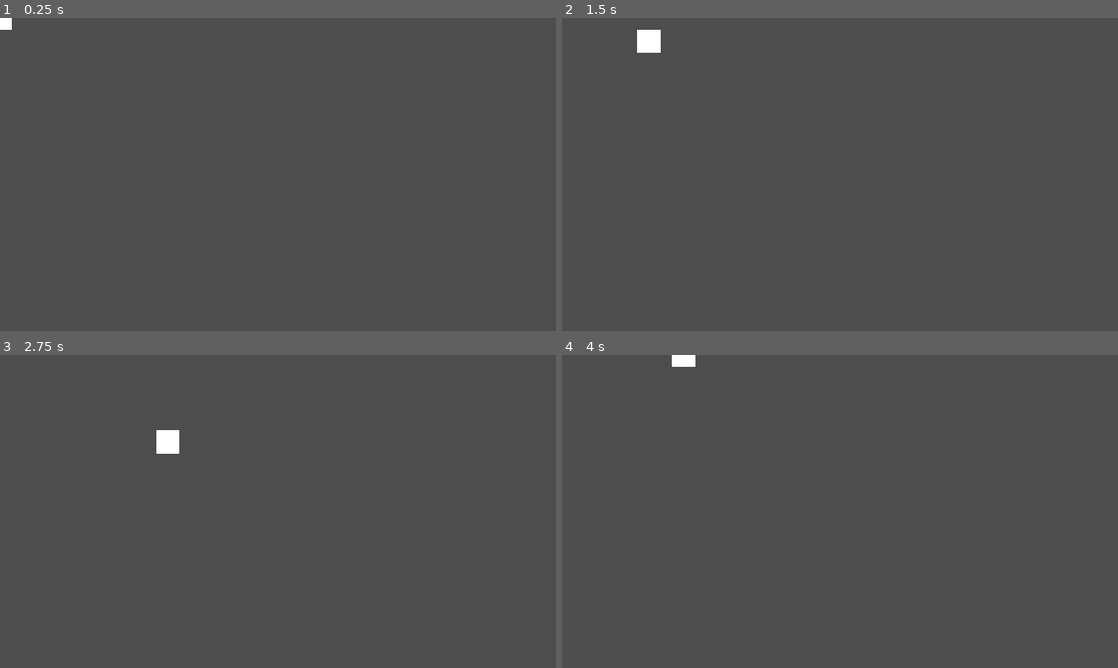
Above: before the commit, frames 1-4 (two rows, left to right).
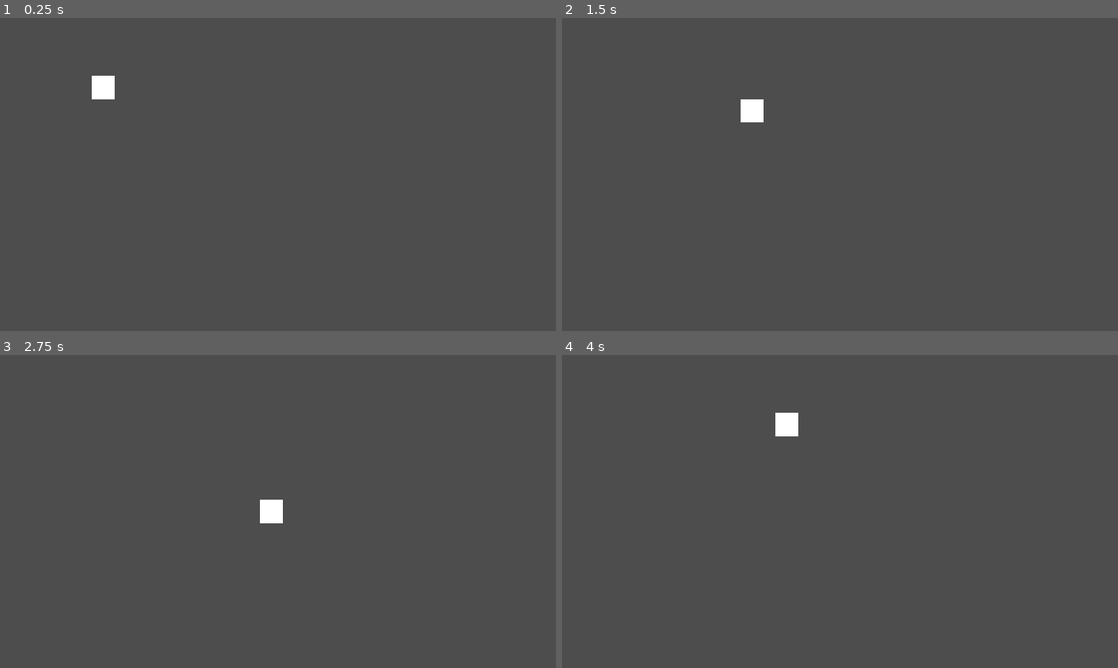
Above: after the commit, the same moments.

Repository: jonahh2160/275-group-five
Game: Godot game, scene res://player.tscn
Two runs of this game, one before a commit and one after it. Both use one fixed random seed, a clock stepped at 60 frames per second and the inputs below. The project has no main scene, so this scene is started directly.
Inputs:
- Up to frame 1 (0.25 s): no input
- Up to frame 2 (1.5 s): tap Enter at 0.5 s; hold D (move_right) 0.53-1.28 s; hold S (move_down) from 1.28 s (still down)
- Up to frame 3 (2.75 s): release S (move_down) at 2.03 s; hold D (move_right) from 2.03 s (still down)
- Up to frame 4 (4 s): release D (move_right) at 2.78 s; hold W (move_up) 2.78-3.53 s; hold A (move_left) from 3.53 s (still down)

The runs differ from the first frame. In frame 1, 0.4% of the frame differs, in the area x 0-21%, y 0-26%; in frame 2, 0.6%; in frame 3, 0.6%, in the area x 28-51%, y 24-54%; in frame 4, 0.5%.
Error before the commit: Invalid type in function 'clamp' in base 'Vector2'. Cannot convert argument 2 from Nil to Vector2. (res://player.gd:29)

Commit message:
movement is working, started trying to create health/damage via testing with new enemy scene

Diff:
--- /dev/null
+++ b/enemy1.tscn
@@ -0,0 +1,29 @@
+[gd_scene load_steps=4 format=3 uid="uid://4tdd2bhweeym"]
+
+[ext_resource type="Texture2D" uid="uid://cbumcp5wyae8u" path="res://art/placeholderBlock.png" id="1_jed70"]
+
+[sub_resource type="SpriteFrames" id="SpriteFrames_qyhsn"]
+animations = [{
+"frames": [{
+"duration": 1.0,
+"texture": ExtResource("1_jed70")
+}],
+"loop": true,
+"name": &"new_animation",
+"speed": 5.0
+}]
+
+[sub_resource type="RectangleShape2D" id="RectangleShape2D_m41nl"]
+size = Vector2(80, 83)
+
+[node name="RigidBody2D" type="RigidBody2D"]
+position = Vector2(731, 401)
+
+[node name="AnimatedSprite2D" type="AnimatedSprite2D" parent="."]
+sprite_frames = SubResource("SpriteFrames_qyhsn")
+animation = &"new_animation"
+
+[node name="CollisionShape2D" type="CollisionShape2D" parent="."]
+position = Vector2(0, 0.5)
+shape = SubResource("RectangleShape2D_m41nl")
+debug_color = Color(0.701961, 0.027451, 0.254902, 0.419608)
--- /dev/null
+++ b/main.tscn
@@ -0,0 +1,3 @@
+[gd_scene format=3 uid="uid://427suyu0d6x3"]
+
+[node name="main" type="Node"]
--- a/player.gd
+++ b/player.gd
@@ -1,11 +1,13 @@
 extends Area2D
+
+# Called when the node enters the scene tree for the first time.
 @export var speed = 400
+var health = 3
 var screen_size
 
 # Called when the node enters the scene tree for the first time.
 func _ready():
-	pass
-
+	screen_size = get_viewport_rect().size
 
 # Called every frame. 'delta' is the elapsed time since the previous frame.
 func _process(delta):
@@ -21,9 +23,6 @@
 
 	if velocity.length() > 0:
 		velocity = velocity.normalized() * speed
-		$AnimatedSprite2D.play()
-	else:
-		$AnimatedSprite2D.stop()
 
 	position += velocity * delta
 	position = position.clamp(Vector2.ZERO, screen_size)
--- a/player.tscn
+++ b/player.tscn
@@ -18,10 +18,11 @@
 size = Vector2(80, 80)
 
 [node name="Player" type="Area2D"]
+position = Vector2(357, 240)
 script = ExtResource("1_y1ig1")
 metadata/_edit_group_ = true
 
-[node name="AnimatedSprite2D" type="AnimatedSprite2D" parent="."]
+[node name="Body" type="AnimatedSprite2D" parent="."]
 sprite_frames = SubResource("SpriteFrames_1nfi5")
 
 [node name="CollisionShape2D" type="CollisionShape2D" parent="."]
--- a/project.godot
+++ b/project.godot
@@ -18,7 +18,7 @@
 
 window/size/viewport_width=1920
 window/size/viewport_height=1080
-window/size/mode=2
+window/size/mode=3
 window/size/borderless=true
 window/stretch/mode="canvas_items"
 
